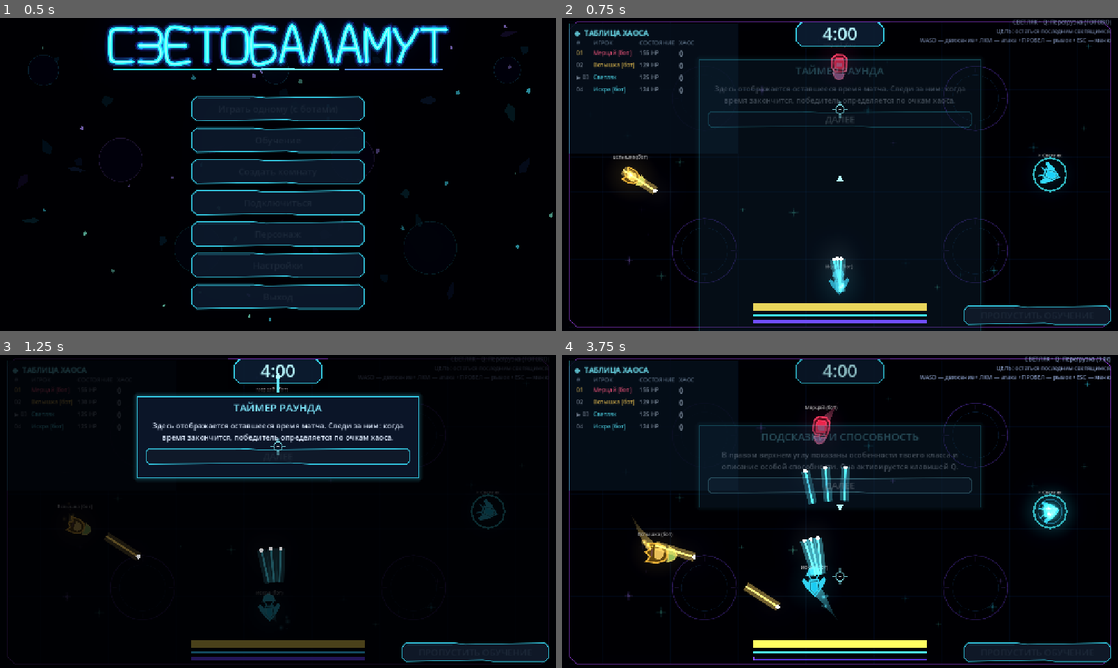
Above: before the commit, frames 1-4 (two rows, left to right).
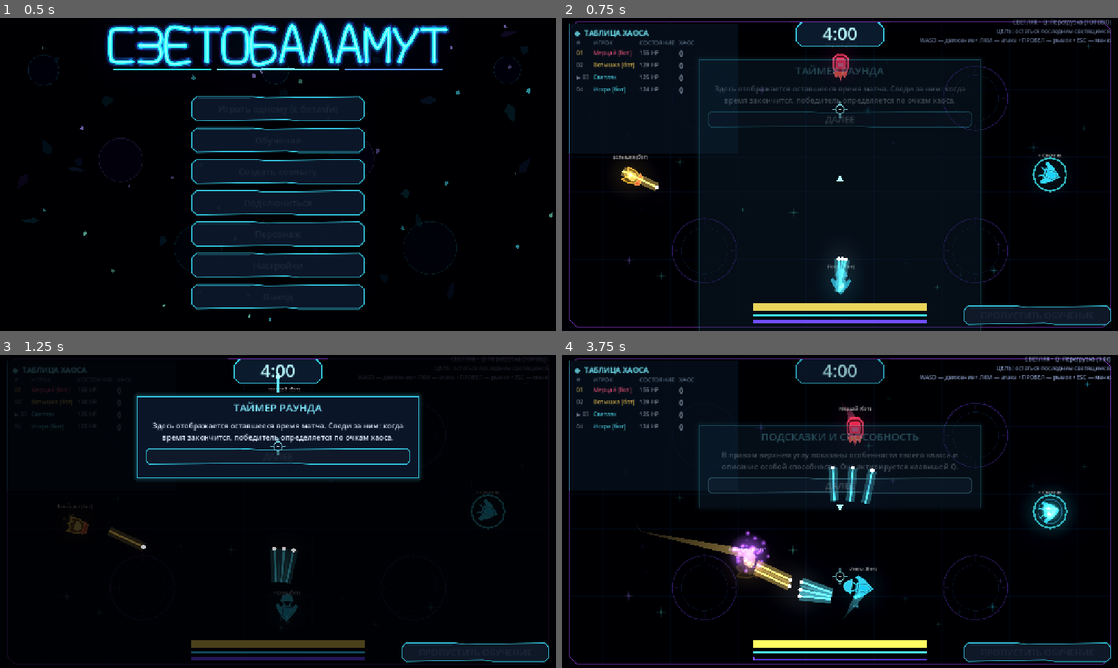
Above: after the commit, the same moments.

Repository: DvoreZZKy/svetobalamut
Game: Godot game, scene res://scenes/menu.tscn
The game is run twice, just before and just after one commit, with the same random seed, the same clock (stepped at 60 frames per second) and the same inputs.
Inputs (mouse positions are in pixels of both pictures, inside the frame that each line leads up to):
- Up to frame 1 (0.5 s): no input
- Up to frame 2 (0.75 s): click "Играть одному (с ботами)" at 0.5 s
- Up to frame 3 (1.25 s): no input
- Up to frame 4 (3.75 s): tap Enter (restart) at 1.25 s; move the mouse to (962, 495) at 1.27 s; press the mouse at (962, 495) at 1.28 s; hold D (right) 1.28-2 s; release the mouse at (962, 495) at 2 s; click "ДАЛЕЕ" at 2 s; move the mouse to (728, 527) at 2.77 s; hold S (down) 2.78-3.5 s; tap Q (ability) at 2.85 s; click (728, 527) at 3.05 s; click "ДАЛЕЕ" at 3.5 s

Frame 1 is identical in both runs. In frame 2, 0.6% of the frame differs, in the area x 10-53%, y 9-89%; in frame 3, 1.3%; in frame 4, 4.8%, in the area x 12-57%, y 15-85%.

Commit message:
Add random match events and Crystal ricochets

Diff:
--- a/scripts/sim.gd
+++ b/scripts/sim.gd
@@ -42,6 +42,7 @@
 var eaters: Array = []
 var meteors: Array = []
 var meteor_timer := 14.0
+var match_event_timer := 28.0
 var effects := {}
 var events: Array = []
 var inputs := {}
@@ -67,6 +68,7 @@
 	eaters.clear()
 	meteors.clear()
 	meteor_timer = rng.randf_range(12.0, 18.0)
+	match_event_timer = rng.randf_range(24.0, 32.0)
 	effects.clear()
 	events.clear()
 	inputs.clear()
@@ -138,6 +140,7 @@
 	_update_bullets(dt)
 	_update_eaters(dt)
 	_meteor_tick(dt)
+	_match_event_tick(dt)
 	_bomb_tick(dt)
 	for id in players.keys():
 		var p: Dictionary = players[id]
@@ -269,7 +272,7 @@
 			var bolt_radius := 11.0 if p.kind == 3 else 6.0
 			var damage_mult := 0.42 if p.kind == 0 else 1.0
 			bullets.append({"id": next_id, "pos": p.pos + dir * 34.0, "vel": dir * bolt_speed + p.vel * 0.25,
-				"owner": p.id, "life": 1.4, "bn": 0, "dmg": BULLET_DMG * p.attack * damage_mult,
+				"owner": p.id, "life": 1.4, "bn": 0, "ricochet": p.kind == 3, "dmg": BULLET_DMG * p.attack * damage_mult,
 				"radius": bolt_radius})
 			next_id += 1
 		p.light -= shot_cost
@@ -352,7 +355,7 @@
 			for i in 10:
 				var dir := Vector2.from_angle(TAU * float(i) / 10.0)
 				bullets.append({"id": next_id, "pos": p.pos + dir * 40.0, "vel": dir * 760.0,
-					"owner": p.id, "life": 1.25, "bn": 0, "dmg": BULLET_DMG * p.attack * 0.82, "radius": 10.0})
+					"owner": p.id, "life": 1.25, "bn": 0, "ricochet": true, "dmg": BULLET_DMG * p.attack * 0.82, "radius": 10.0})
 				next_id += 1
 			events.append({"t": "ability", "x": p.pos.x, "y": p.pos.y, "c": p.ci, "kind": 3})
 
@@ -604,6 +607,30 @@
 	meteors = keep
 
 
+func _match_event_tick(dt: float) -> void:
+	if endless or not chaos_enabled:
+		return
+	match_event_timer -= dt
+	if match_event_timer > 0.0:
+		return
+	match_event_timer = rng.randf_range(32.0, 42.0)
+	if rng.randf() < 0.5:
+		events.append({"t": "match_event", "kind": "surge"})
+		for p in players.values():
+			if not p.shadow and not p.decoy:
+				var old_light: float = float(p.light)
+				p.light = minf(p.max_light, p.light + 18.0)
+				var healed: float = float(p.light) - old_light
+				if healed > 0.01:
+					events.append({"t": "heal", "id": p.id, "amount": healed})
+	else:
+		events.append({"t": "match_event", "kind": "hunt"})
+		for i in 3:
+			if eaters.size() >= 7:
+				break
+			_spawn_eater(Vector2(rng.randf_range(80.0, A.x - 80.0), rng.randf_range(80.0, A.y - 80.0)), rng.randf() < 0.5)
+
+
 func _update_bullets(dt: float) -> void:
 	var keep: Array = []
 	var bright := _brightest(0)
@@ -614,18 +641,19 @@
 			b.vel = (b.vel + (bright.pos - b.pos).normalized() * 2600.0 * dt).normalized() * sp
 		b.pos += b.vel * dt
 		var dead: bool = b.life <= 0.0
-		var bounce_on: bool = effects.has("bounce")
+		var bounce_on: bool = effects.has("bounce") or bool(b.get("ricochet", false))
+		var bounce_limit: int = 2 if bool(b.get("ricochet", false)) else 4
 		var bp: Vector2 = b.pos
 		var bv: Vector2 = b.vel
 		if bp.x < 0.0 or bp.x > A.x:
-			if bounce_on and b.bn < 4:
+			if bounce_on and b.bn < bounce_limit:
 				bv.x = -bv.x
 				bp.x = clampf(bp.x, 0.0, A.x)
 				b.bn += 1
 			else:
 				dead = true
 		if bp.y < 0.0 or bp.y > A.y:
-			if bounce_on and b.bn < 4:
+			if bounce_on and b.bn < bounce_limit:
 				bv.y = -bv.y
 				bp.y = clampf(bp.y, 0.0, A.y)
 				b.bn += 1
